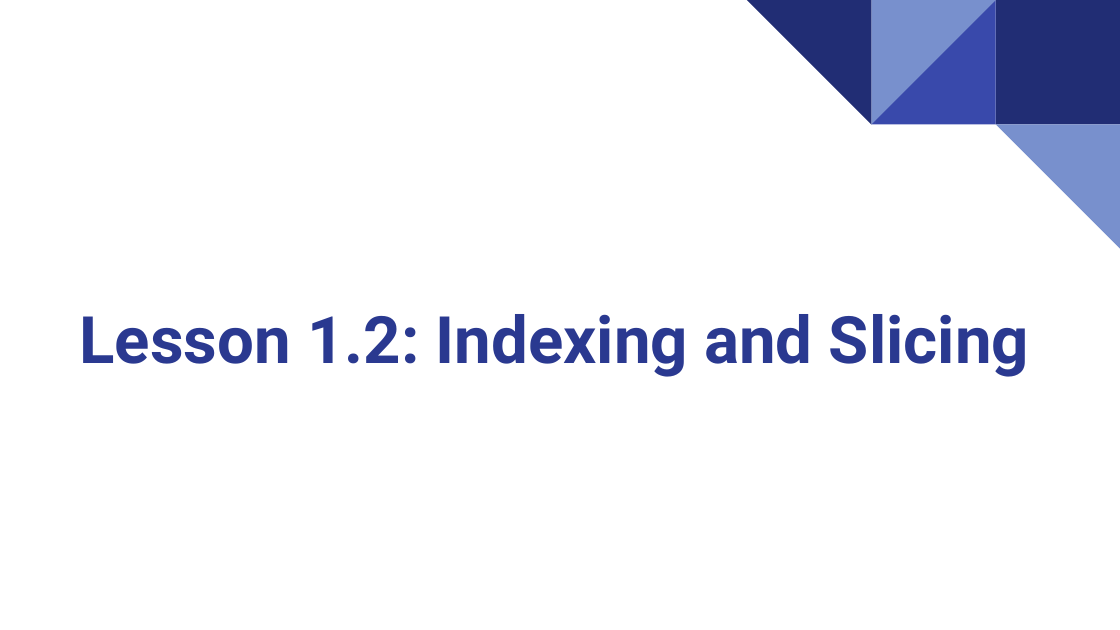
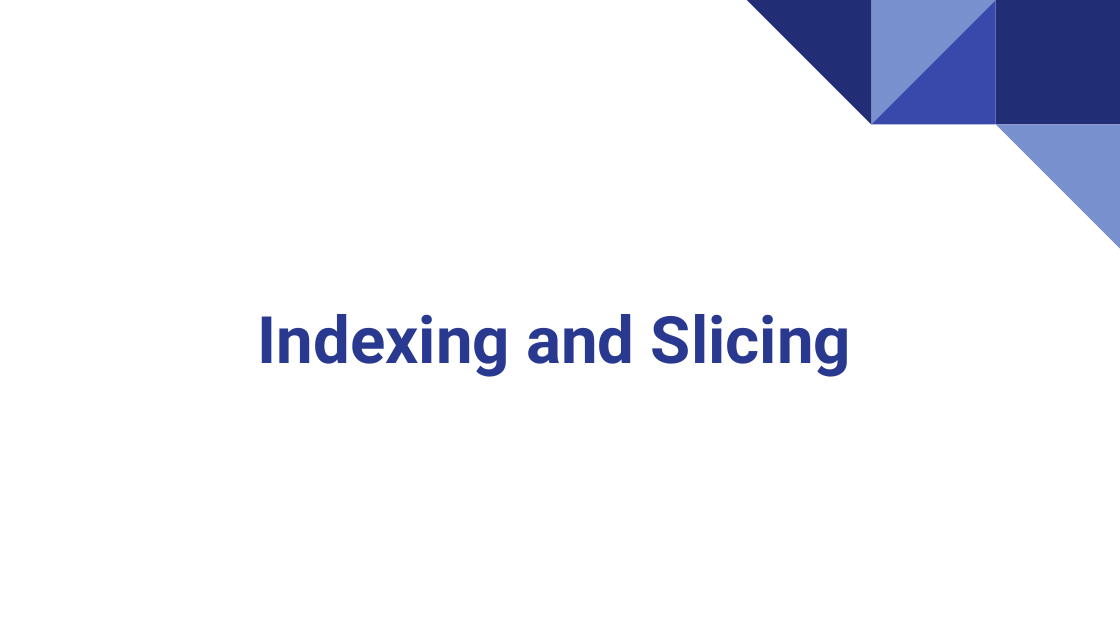
Before and after one commit to wg-training/wg-python-for-data-science-fundamental, a slide deck: slide 16 of slides/12 - Python in Data Science Introduction & Numpy.pptx (slide 17 before the commit). Drawn at 1120x630 pixels with LibreOffice and Linux fonts; fonts in the diff are those of the drawing. Boxes give left, top, right and bottom in pixels: in the first picture for what was removed or moved away, otherwise in the second. Text is boxed around its words. In the diff, an @@ line names an element or a change of style, - is before the commit and + after.

```diff
--- a/slides/12 - Python in Data Science Introduction & Numpy.pptx
+++ b/slides/12 - Python in Data Science Introduction & Numpy.pptx
@@ title at [258, 314, 851, 377]: text changed @@
-Lesson 1.2: Indexing and Slicing
+Indexing and Slicing
```
Also in this commit, not shown: 4 other slides changed, 6 slides added, 7 slides removed, 3 other files.
